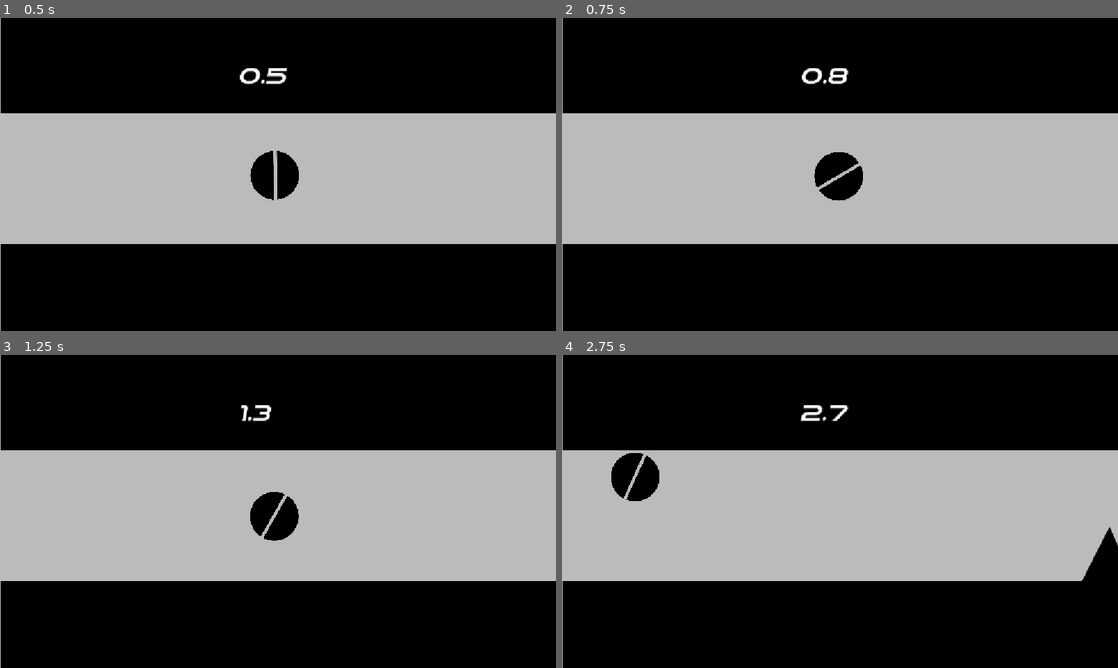
Above: before the commit, frames 1-4 (two rows, left to right).
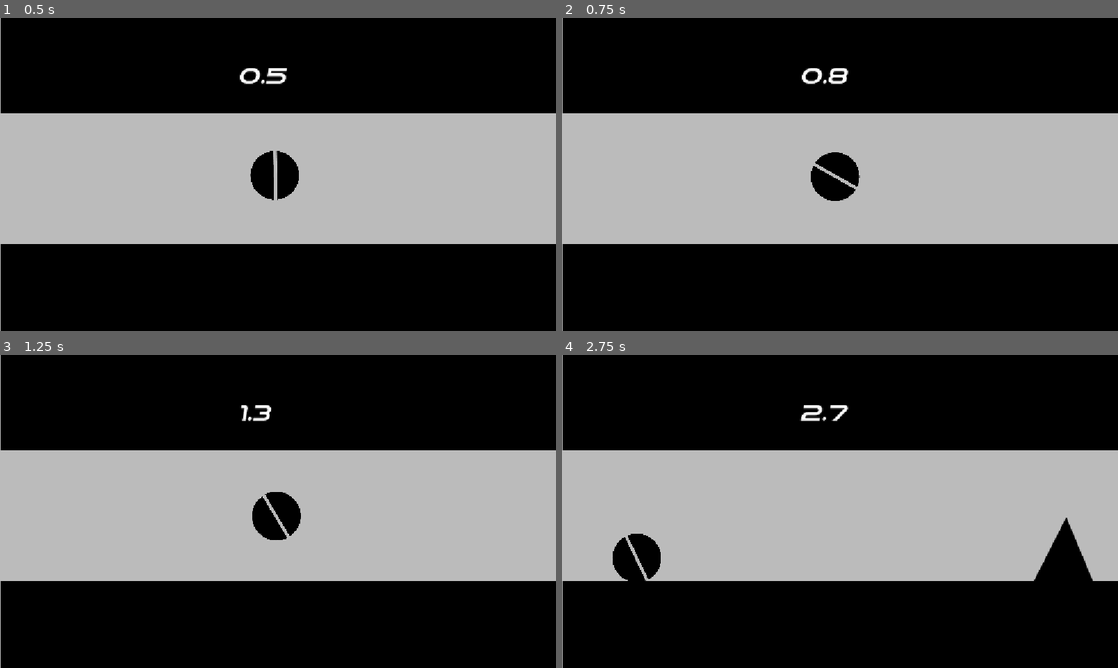
Above: after the commit, the same moments.

Repository: Martycat111/Bingbong
Game: Godot game, scene res://Scenes/game.tscn
Two runs of this game, one before a commit and one after it. Both use one fixed random seed, a clock stepped at 60 frames per second and the inputs below.
Inputs:
- Up to frame 1 (0.5 s): no input
- Up to frame 2 (0.75 s): hold Left (rotate clockwise, bound only after the commit) from 0.53 s (still down)
- Up to frame 3 (1.25 s): keep holding Left (rotate clockwise, bound only after the commit)
- Up to frame 4 (2.75 s): release Left (rotate clockwise, bound only after the commit) at 1.28 s; tap Right (rotate clockwise, bound only before the commit) at 1.35 s; hold Space (shoot) from 2.03 s (still down)

Frame 1 is identical in both runs. In frame 2, 0.4% of the frame differs, in the area x 44-55%, y 42-59%; in frame 3, 0.3%; in frame 4, 3.7%, in the area x 8-100%, y 31-73%.

Commit message:
Speed up over time, add obstacle 2

Diff:
--- a/Scenes/Obstacle.tscn
+++ b/Scenes/Obstacle.tscn
@@ -6,7 +6,7 @@
 [sub_resource type="PhysicsMaterial" id="PhysicsMaterial_2sxyv"]
 
 [node name="Obstacle" type="StaticBody2D" unique_id=1369354784]
-scale = Vector2(1.3, 1.3)
+scale = Vector2(1.5, 1.5)
 physics_material_override = SubResource("PhysicsMaterial_2sxyv")
 script = ExtResource("2_2sxyv")
 
--- a/Scenes/playagain.gd
+++ b/Scenes/playagain.gd
@@ -12,4 +12,5 @@
 
 
 func _on_pressed() -> void:
+	Globals.speed_multiplier = 1
 	get_tree().change_scene_to_file("res://Scenes/game.tscn")
--- a/Scripts/obstacle.gd
+++ b/Scripts/obstacle.gd
@@ -3,6 +3,8 @@
 var is_upside_down = false
 
 @onready var type = self.get_parent().get_parent().name
+
+var speed = 200
 
 func _ready() -> void:
 	if type == "top":
@@ -14,8 +16,8 @@
 # Called every frame. 'delta' is the elapsed time since the previous frame.
 func _process(delta: float) -> void:
 	if is_upside_down:
-		self.position.x += delta * 100 * Globals.speed_multiplier
+		self.position.x += delta * speed * Globals.speed_multiplier
 	else:
-		self.position.x -= delta * 100 * Globals.speed_multiplier
+		self.position.x -= delta * speed * Globals.speed_multiplier
 	if position.x > 1200:
 		queue_free()
--- a/Scripts/spawner.gd
+++ b/Scripts/spawner.gd
@@ -18,6 +18,7 @@
 
 
 func spawn():
+	Globals.speed_multiplier += 0.1
 	var instance = obstacle_scene.instantiate()
 	if randf_range(0, 1) > 0.5:
 		top_obstacles.add_child(instance)
@@ -32,8 +33,6 @@
 		spawn()
 
 func _on_play_body_exited(body: Node2D) -> void:
-	print(body)
-	print(body.name)
 	if body.name == "PlayerBingbong":
 		print("killplayer")
 		body.offscreen()
--- a/project.godot
+++ b/project.godot
@@ -28,12 +28,12 @@
 
 "rotate clockwise"={
 "deadzone": 0.2,
-"events": [Object(InputEventKey,"resource_local_to_scene":fa …(145 unchanged characters)… lse,"keycode":0,"physical_keycode":4194321,"key_label":0,"unicode":0,"location":0,"echo":false,"script":null)
+"events": [Object(InputEventKey,"resource_local_to_scene":fa …(145 unchanged characters)… lse,"keycode":0,"physical_keycode":4194319,"key_label":0,"unicode":0,"location":0,"echo":false,"script":null)
 ]
 }
 "rotate counterclockwise"={
 "deadzone": 0.2,
-"events": [Object(InputEventKey,"resource_local_to_scene":fa …(145 unchanged characters)… lse,"keycode":0,"physical_keycode":4194319,"key_label":0,"unicode":0,"location":0,"echo":false,"script":null)
+"events": [Object(InputEventKey,"resource_local_to_scene":fa …(145 unchanged characters)… lse,"keycode":0,"physical_keycode":4194321,"key_label":0,"unicode":0,"location":0,"echo":false,"script":null)
 ]
 }
 shoot={
Binary file added: Assets/obstacle2.png
Not shown, added: Assets/obstacle2.png.import
Not shown, added: Assets/obstacle2.kra
